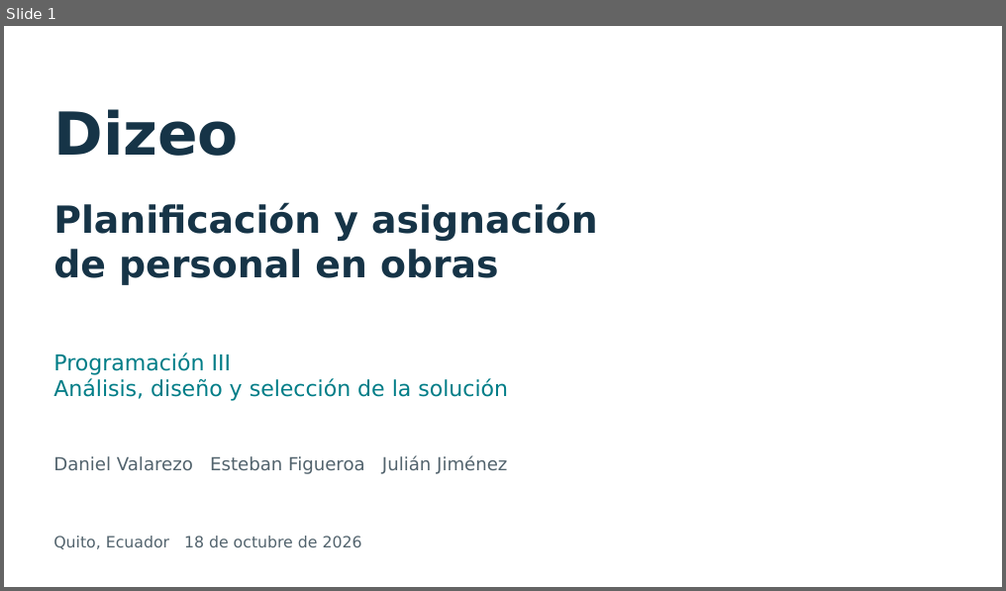
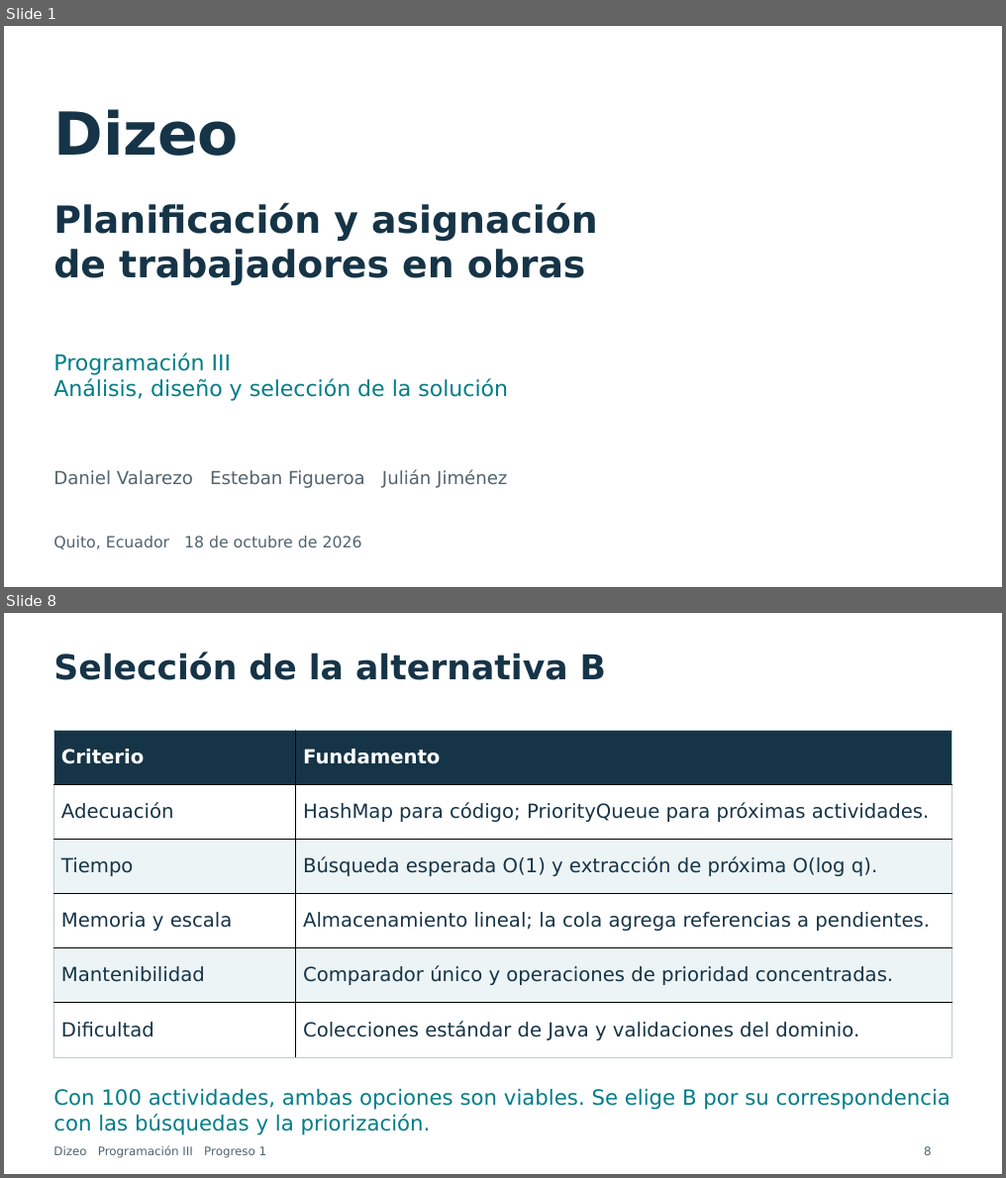
Before and after one commit to dxni999/avanceprogra, a slide deck: docs/presentacion/Presentacion_Dizeo_Progreso1_Final.pptx. Shown one above the other, each under a label of ours: slide 1 before the commit, slides 1 and 8 after it; the slides between them are not shown. The pictures are 1006x591 and 1006x1178 pixels, drawn with LibreOffice and Linux fonts; fonts in the diff are those of the drawing. Boxes give left, top, right and bottom in pixels: in the first picture for what was removed or moved away, otherwise in the second. Text is boxed around its words. In the diff, an @@ line names an element or a change of style, - is before the commit and + after.

```diff
--- a/docs/presentacion/Presentacion_Dizeo_Progreso1_Final.pptx
+++ b/docs/presentacion/Presentacion_Dizeo_Progreso1_Final.pptx
@@ slide 8 added at <box>4,613,1002,1174</box>, background #FFFFFF @@
@@ text added at <box>54,653,606,687</box>, 33 pt, text #163447, bold @@
+Selección de la alternativa B
@@ table added at <box>54,730,952,1058</box>, 6 rows, 2 columns @@
+Criterio | Fundamento
+Adecuación | HashMap para código; PriorityQueue para próximas actividades.
+Tiempo | Búsqueda esperada O(1) y extracción de próxima O(log q).
+Memoria y escala | Almacenamiento lineal; la cola agrega referencias a pendientes.
+Mantenibilidad | Comparador único y operaciones de prioridad concentradas.
+Dificultad | Colecciones estándar de Java y validaciones del dominio.
@@ text added at <box>54,1089,950,1136</box>, 20.2 pt, text #007D87 @@
+Con 100 actividades, ambas opciones son viables. Se elige B por su correspondencia con las búsquedas y la priorización.
@@ text added at <box>54,1147,267,1158</box>, 11.2 pt, text #52636D @@
+Dizeo Programación III Progreso 1
@@ text added at <box>924,1147,932,1156</box>, 11.2 pt, text #52636D @@
+8
@@ slide 1 changed as well @@
@@ text at <box>54,249,586,285</box>: text changed @@
-de personal en obras
+de trabajadores en obras
@@ text "Daniel Valarezo Esteban Figueroa Julián ...": place and size @@
-text "Daniel Valarezo Esteban Figueroa Julián ..." at <box>54,457,507,474</box>
+text "Daniel Valarezo Esteban Figueroa Julián ..." at <box>54,470,507,488</box>
```
Also in this commit, not shown: 2 other slides changed, 5 other slides added, 7 slides removed, 5 other files.
